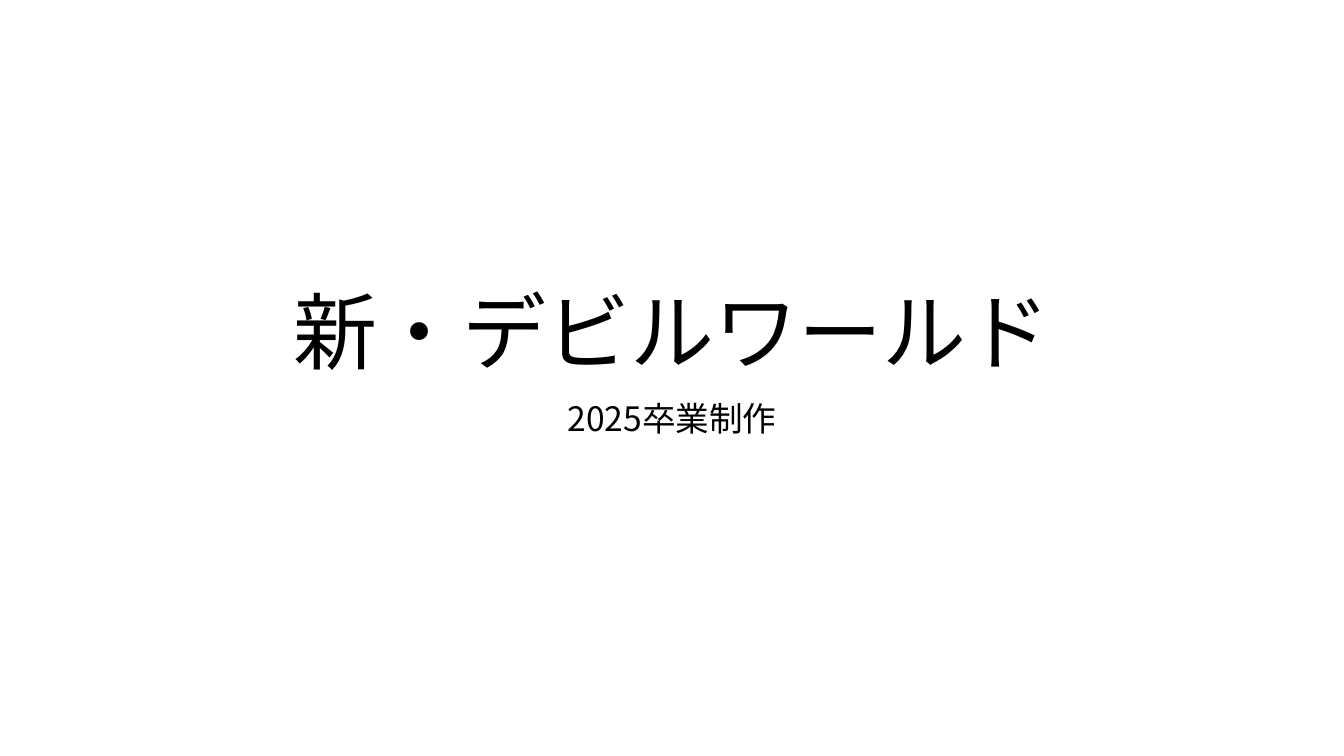
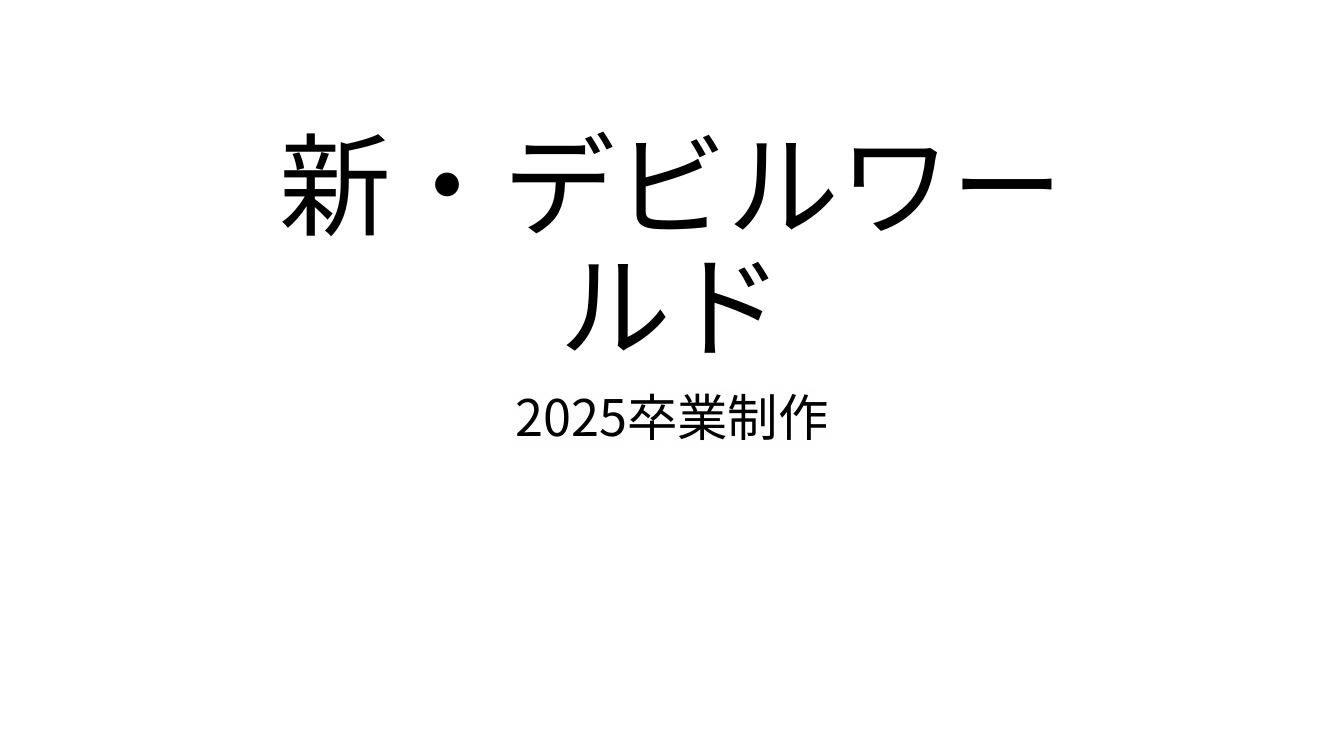
Before and after one commit to TomoyaKanazaki/Graduation, a slide deck: slide 1 of 99_pranning/00_本企画.pptx. Drawn at 1344x756 pixels with LibreOffice and Linux fonts; fonts in the diff are those of the drawing; background and template pictures are left out. Boxes give left, top, right and bottom in pixels: in the first picture for what was removed or moved away, otherwise in the second. Text is boxed around its words. In the diff, an @@ line names an element or a change of style, - is before the commit and + after.

```diff
--- a/99_pranning/00_本企画.pptx
+++ b/99_pranning/00_本企画.pptx
@@ title "新・デビルワールド": place and size @@
-title "新・デビルワールド" at (294,291,1050,370)
+title "新・デビルワールド" at (280,132,1064,353)
@@ title "新・デビルワールド" at (280,132,1064,353): size 60 to 80 pt @@
@@ subtitle "2025卒業制作": place and size @@
-subtitle "2025卒業制作" at (567,402,776,434)
+subtitle "2025卒業制作" at (515,393,828,440)
@@ subtitle "2025卒業制作" at (515,393,828,440): size 24 to 36 pt @@
```
Also in this commit, not shown: 2 other slides changed, 3 slides added, 2 slides removed.
